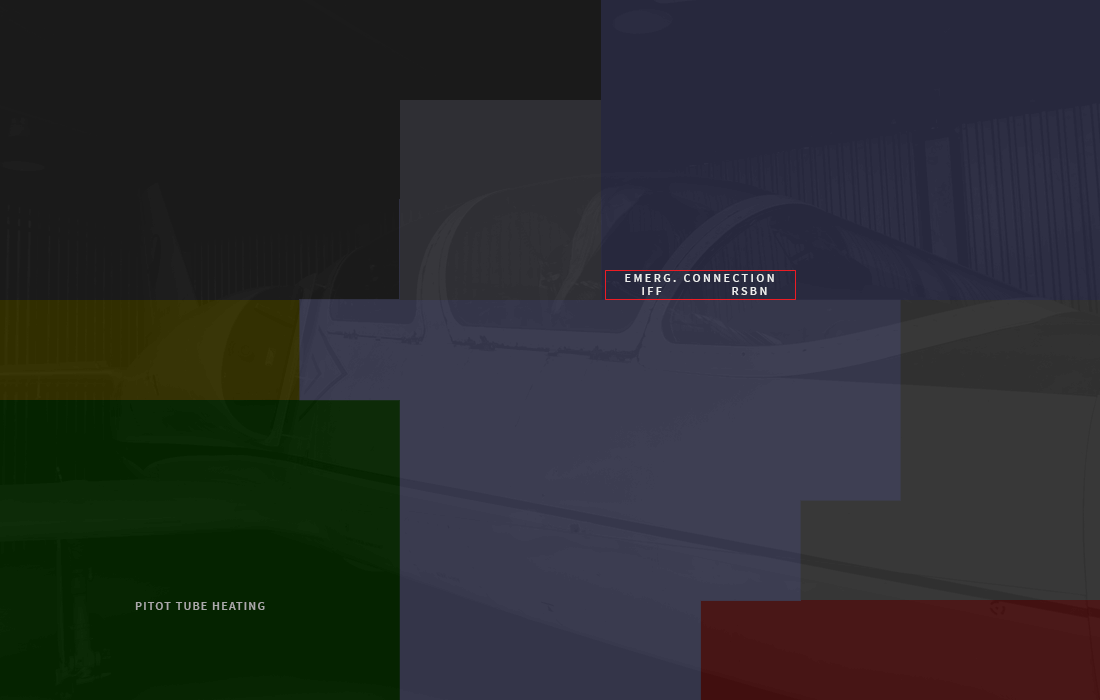
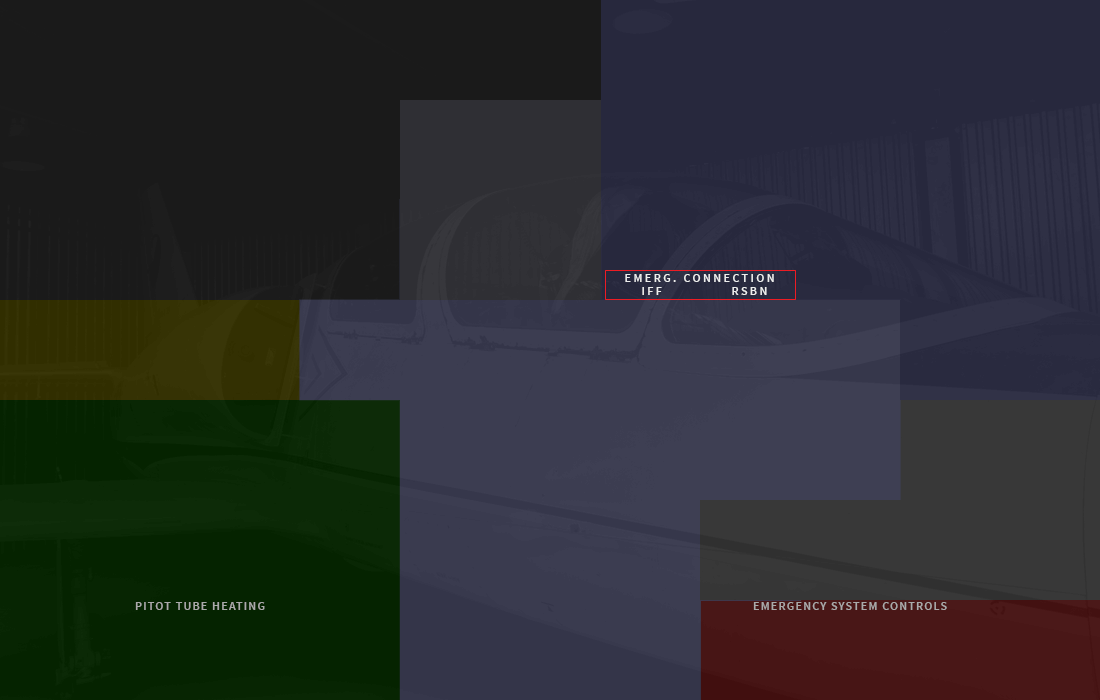
The second 1100x700 image is a revision of the first. Changes to its layers:
added layer "EMERGENCY SYSTEM CONTROLS" above "PITOT TUBE HEATING" over [753, 602, 947, 610]
painted on "Background" over [299, 199, 1100, 600]
